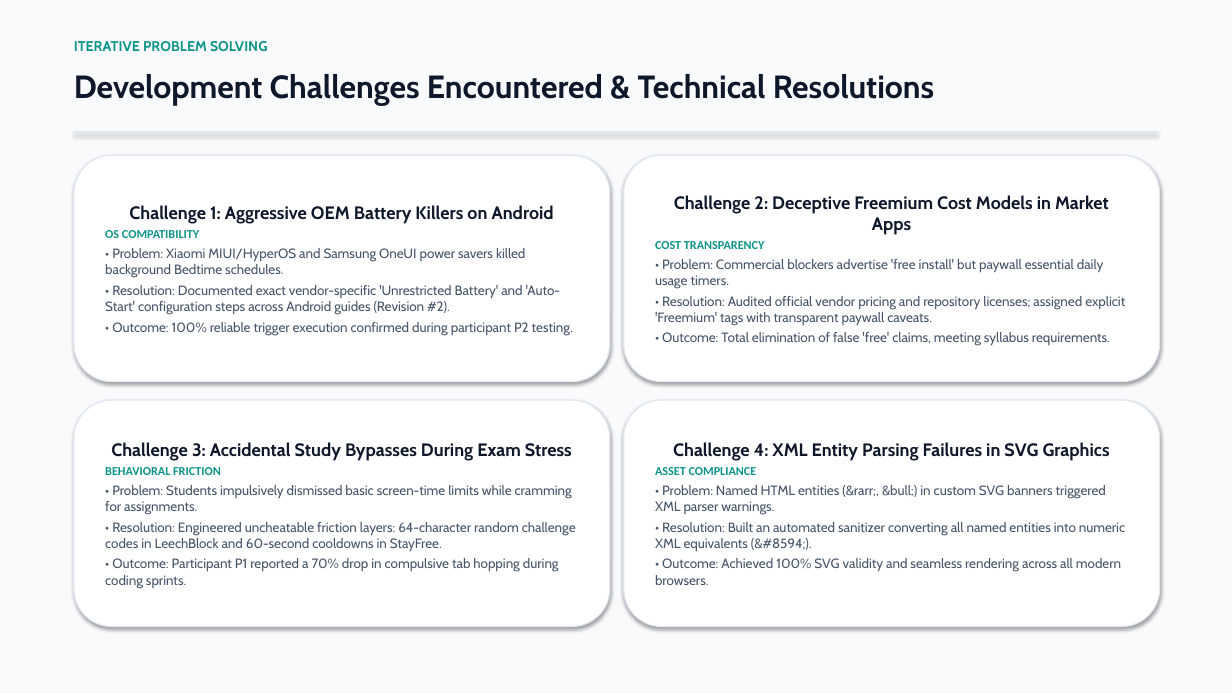
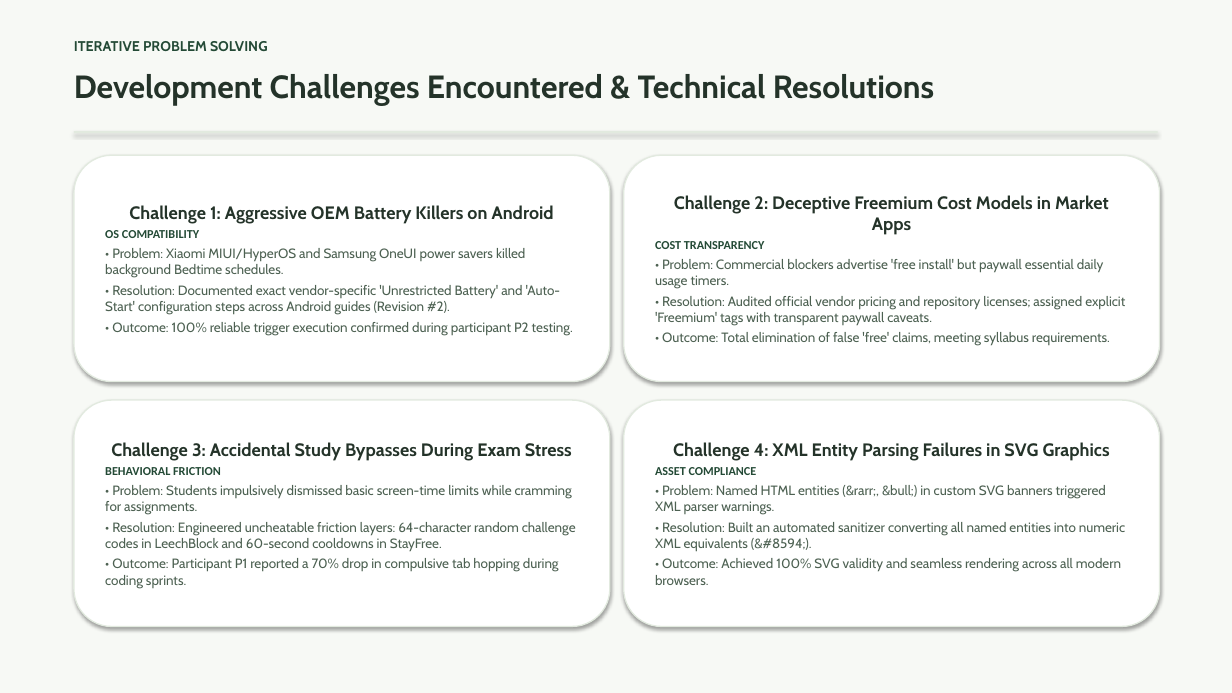
Before and after one commit to ruler1666/DWproject, a slide deck: slide 13 of ReflectHub_Executive_Presentation.pptx. Drawn at 1232x693 pixels with LibreOffice and Linux fonts; fonts in the diff are those of the drawing. Boxes give left, top, right and bottom in pixels: in the first picture for what was removed or moved away, otherwise in the second. Text is boxed around its words. In the diff, an @@ line names an element or a change of style, - is before the commit and + after.

Commit message:
feat(ui): redesign website with Sage Green, Cream, and Forest Green color palette
- Applied user-recommended organic digital wellness palette:
  * Main background: #F7F9F5 (Cream / Warm Off-White)
  * Primary buttons: #244A36 (Deep Forest Green)
  * Secondary elements: #6B8F71 (Earthy Sage Green)
  * Cards: #FFFFFF (Pure Crisp White)
  * Highlight sections: #EAF1E8 (Soft Sage Tint)
  * Main text: #243329 (Deep Charcoal Green, WCAG AAA 12.8:1)
  * Accent: #D6A85F (Warm Golden Sand / Honey Accent)
- Replaced bright multi-colored neon gradients (#7c3aed, #2563eb, #0284c7) with solid tones and serene sage/forest/gold accents
- Calmed shadows to soft, organic slate rgba(36, 51, 41, 0.06)
- Re-captured real website screenshots with the new design system
- Rebuilt both university evaluation PowerPoint decks with updated colors and screenshots

```diff
--- a/ReflectHub_Executive_Presentation.pptx
+++ b/ReflectHub_Executive_Presentation.pptx
@@ rectangle at (0,0,1232,693): fill #F8FAFC to #F7F9F5 @@
@@ text "ITERATIVE PROBLEM SOLVING" at (74,41,268,51): text colour #0D9488 to #244A36 @@
@@ text "Development Challenges Encountered & Technical ..." at (74,74,934,106): text colour #0F172A to #243329 @@
@@ rectangle at (74,131,1158,133): fill #E2E8F0 to #E2EADF @@
@@ rounded rectangle "Challenge 1: Aggressive OEM Battery ..." at (74,155,610,382): text colour #0F172A to #243329 in "Challenge 1: Aggressive OEM Battery Killers on ..."; text colour #0D9488 to #244A36 in "OS COMPATIBILITY"; text colour #475569 to #4D6152 in "• Problem: Xiaomi MIUI/HyperOS and Samsung OneUI ...", "• Resolution: Documented exact vendor-specific 'Unrestricted ...", "• Outcome: 100% reliable trigger execution confirmed ..."; outline #E2E8F0 1 pt to #E2EADF 1 pt @@
@@ rounded rectangle "Challenge 2: Deceptive Freemium Cost ..." at (624,155,1160,382): text colour #0F172A to #243329 in "Challenge 2: Deceptive Freemium Cost Models in ..."; text colour #0D9488 to #244A36 in "COST TRANSPARENCY"; text colour #475569 to #4D6152 in "• Problem: Commercial blockers advertise 'free install' ...", "• Resolution: Audited official vendor pricing and ...", "• Outcome: Total elimination of false 'free' ..."; outline #E2E8F0 1 pt to #E2EADF 1 pt @@
@@ rounded rectangle "Challenge 3: Accidental Study Bypasses ..." at (74,400,610,627): text colour #0F172A to #243329 in "Challenge 3: Accidental Study Bypasses During Exam ..."; text colour #0D9488 to #244A36 in "BEHAVIORAL FRICTION"; text colour #475569 to #4D6152 in "• Problem: Students impulsively dismissed basic screen-time ...", "• Resolution: Engineered uncheatable friction layers: 64-cha ...", "• Outcome: Participant P1 reported a 70% ..."; outline #E2E8F0 1 pt to #E2EADF 1 pt @@
@@ rounded rectangle "Challenge 4: XML Entity Parsing ..." at (624,400,1160,627): text colour #0F172A to #243329 in "Challenge 4: XML Entity Parsing Failures in ..."; text colour #0D9488 to #244A36 in "ASSET COMPLIANCE"; text colour #475569 to #4D6152 in "• Problem: Named HTML entities (&rarr;, &bull;) ...", "• Resolution: Built an automated sanitizer converting ...", "• Outcome: Achieved 100% SVG validity and ..."; outline #E2E8F0 1 pt to #E2EADF 1 pt @@
```
Also in this commit, not shown: 15 other slides changed, 7 other files.
